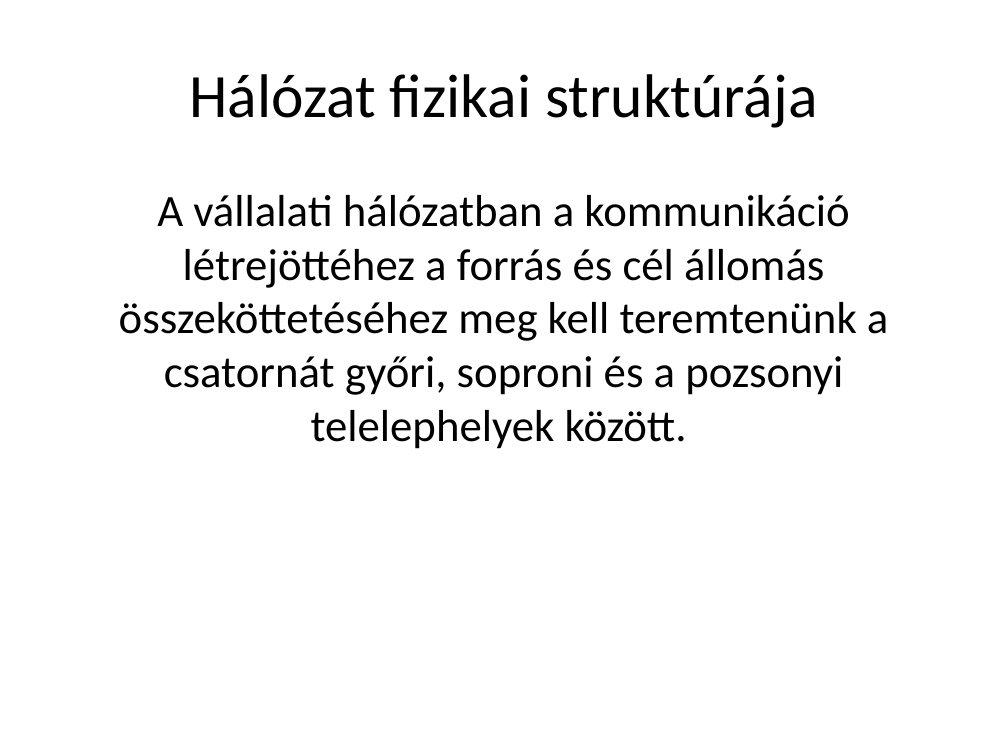
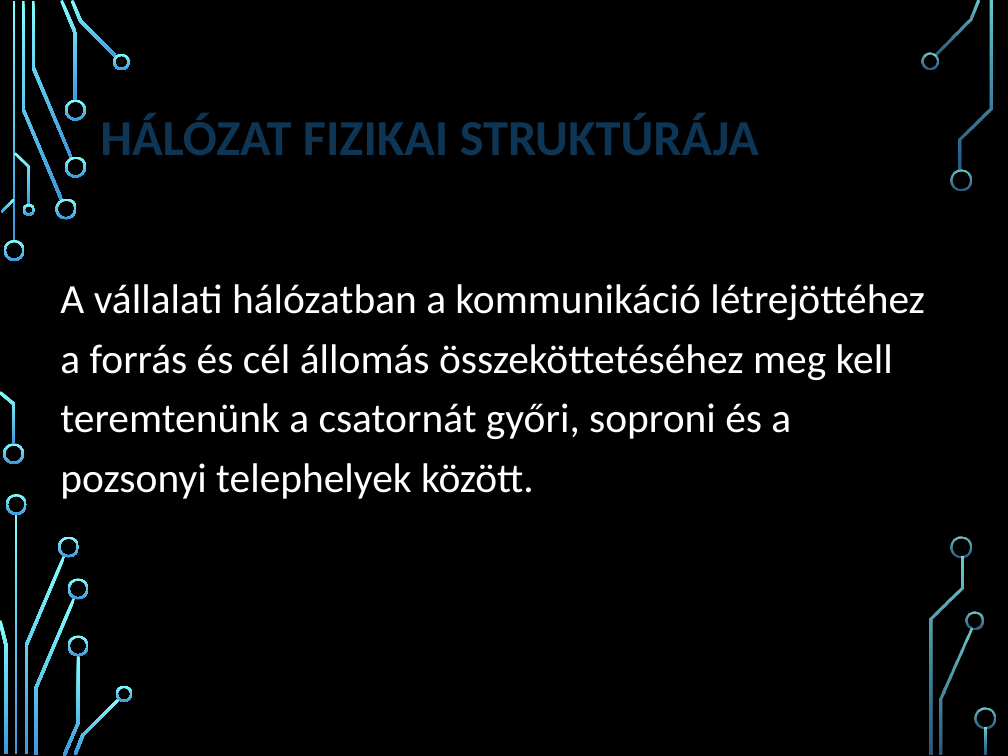
Before and after one commit to LocskaG/Uzemelteto_vizsgaremek_2024, a slide deck: slide 4 of BEMUTATÓ/Halozattervezesi_vizsgaremek_ppt.pptx. Drawn at 1008x756 pixels with LibreOffice and Linux fonts; fonts in the diff are those of the drawing; background and template pictures are left out. Boxes give left, top, right and bottom in pixels: in the first picture for what was removed or moved away, otherwise in the second. Text is boxed around its words. In the diff, an @@ line names an element or a change of style, - is before the commit and + after.

```diff
--- a/BEMUTATÓ/Halozattervezesi_vizsgaremek_ppt.pptx
+++ b/BEMUTATÓ/Halozattervezesi_vizsgaremek_ppt.pptx
@@ background #FFFFFF to picture (left out) @@
@@ title at [100,114,759,155]: text changed; size 44 to 36 pt; text colour #000000 to #0E3554; bold on @@
-Hálózat fizikai struktúrája
+HÁLÓZAT FIZIKAI STRUKTÚRÁJA
@@ text at [60,284,925,499]: text changed; size 32 to 29.6 pt; text colour #000000 to #FFFFFF @@
-A vállalati hálózatban a kommunikáció létrejöttéhez a forrás és cél állomás összeköttetéséhez meg kell teremtenünk a csatornát győri, soproni és a pozsonyi telelephelyek között.
+A vállalati hálózatban a kommunikáció létrejöttéhez a forrás és cél állomás összeköttetéséhez meg kell teremtenünk a csatornát győri, soproni és a pozsonyi telephelyek között.
@@ group added at [0,0,995,756]: 33 freeform shapes, 3 rectangles @@
```
Also in this commit, not shown: 13 other slides changed, 4 slides added, 4 slides removed.
